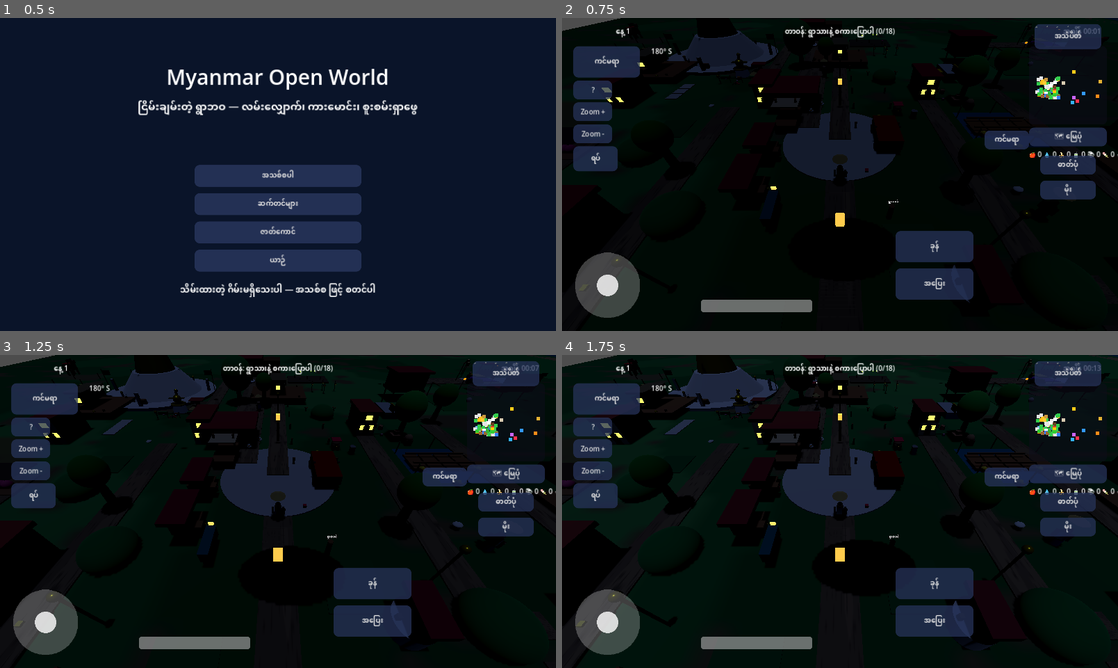
Above: before the commit, frames 1-4 (two rows, left to right).
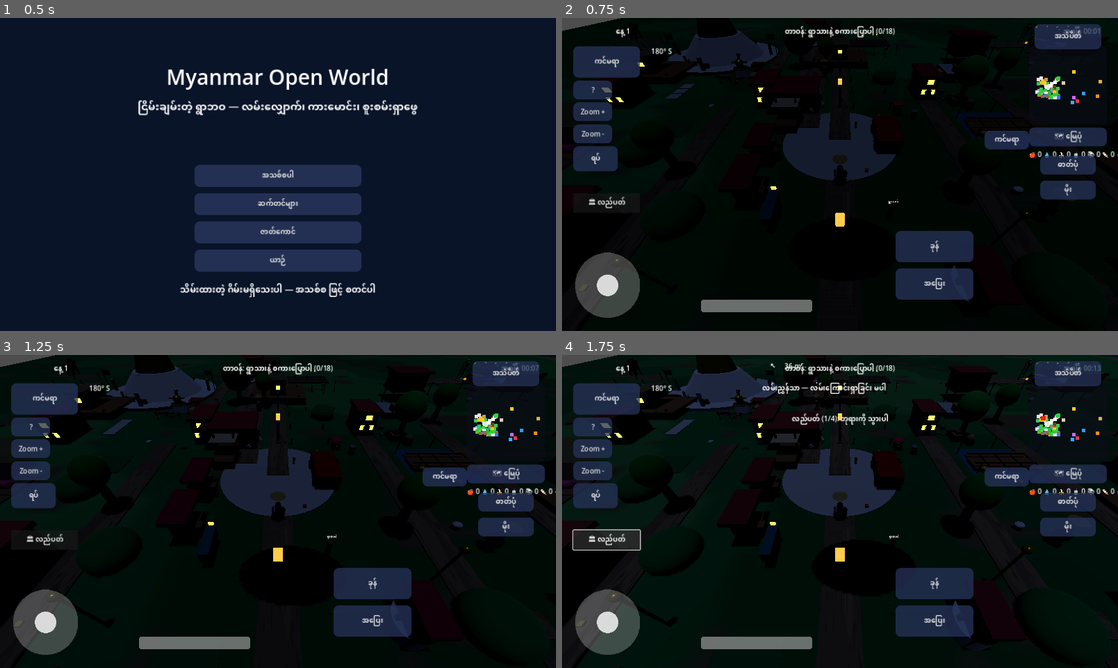
Above: after the commit, the same moments.

Repository: sudohlaingwin/gta-open-world
Game: Godot game, scene res://scenes/ui/main_menu.tscn
Two runs of this game, one before a commit and one after it. Both use one fixed random seed, a clock stepped at 60 frames per second and the inputs below.
Inputs (mouse positions are in pixels of both pictures, inside the frame that each line leads up to):
- Up to frame 1 (0.5 s): no input
- Up to frame 2 (0.75 s): click "အသစ်စပါ" at 0.5 s
- Up to frame 3 (1.25 s): no input
- Up to frame 4 (1.75 s): click (606, 539) at 1.25 s, where only the run after the commit has a clickable "🏛 လည်ပတ်"

Frame 1 is identical in both runs. In frame 2, 0.1% of the frame differs, in the area x 4-12%, y 57-61%; in frame 3, 0.1%; in frame 4, 1.5%, in the area x 1-87%, y 2-63%.

Commit message:
Slice 54: sightseeing tour (audit item 8) + opponent slices 89-90 review (89 cross/porch dormant, 90 load_steps 50 exact)

Diff:
--- a/autoload/mission_data.gd
+++ b/autoload/mission_data.gd
@@ -177,6 +177,26 @@
 # Counter keys, in save-file order. HUD label order is separate.
 const COUNTER_KEYS: Array[String] = ["fruit", "water", "banana", "snack", "lantern", "fish", "donation", "milk", "egg", "goal", "photo", "tea", "book", "flower", "rice", "gold", "lesson", "horse_feed", "elephant_feed", "noodle", "drink", "guestbook"]
 
+# Slice 54, audit item 8 — sightseeing tour (FIRST new mission type).
+# A side mission, separate from the 36-stage main chain: it never
+# advances quest_stage, never grants r1..r10, and never gates
+# movement, driving, or dialogue. Stops are REAL scene positions
+# (read from main.tscn transforms, not invented): Pagoda (-20,-25),
+# MonasteryBell (-6,-32), MarketStallA (16,12), Zayat (28,2).
+# Arrival radius 9.0 m: the pagoda base cylinder (r=6.5) stops the
+# player at ~6.9 m, so a smaller radius would make stop 1
+# unreachable on foot — the same lesson as Slice 38's 8.0 m
+# offer-flowers range. Reward is a stamina refill to 100 on
+# completion only; it does not stack (stamina is capped at 100),
+# so repeating the tour cannot farm stats.
+const SIGHTSEEING_RADIUS: float = 9.0
+const SIGHTSEEING_STOPS: Array = [
+	{"id": "sight_pagoda", "title": "ဘုရား", "label": "ဘုရားကို သွားပါ", "pos": Vector2(-20.0, -25.0)},
+	{"id": "sight_bell", "title": "ခေါင်းလောင်း", "label": "ခေါင်းလောင်းကို သွားပါ", "pos": Vector2(-6.0, -32.0)},
+	{"id": "sight_market", "title": "ဈေး", "label": "ဈေးကို သွားပါ", "pos": Vector2(16.0, 12.0)},
+	{"id": "sight_zayat", "title": "ဇရပ်", "label": "ဇရပ်ကို သွားပါ", "pos": Vector2(28.0, 2.0)},
+]
+
 static func label_for(stage: int, rewards: Dictionary, talked: int, total: int, banana: int) -> String:
 	if stage == 0:
 		return TALK_LABEL_PREFIX + str(talked) + "/" + str(total) + ")"
--- a/autoload/mission_manager.gd
+++ b/autoload/mission_manager.gd
@@ -121,6 +121,88 @@
 	return counters.duplicate()
 
 
+## Slice 54, audit item 8 — sightseeing side mission (see
+## mission_data.gd SIGHTSEEING_STOPS). Parallel to the main chain:
+## it never touches stage/rewards/counters, so an old save loads
+## with sightseeing inactive and zero completions, and a main-chain
+## save round-trips unchanged. State is saved under the optional
+## "sightseeing" key in the save file (player.gd); a save without
+## that key loads as inactive, never as an error.
+var sightseeing_active: bool = false
+var sightseeing_index: int = 0
+var sightseeing_completed: int = 0
+
+
+func sightseeing_stop_count() -> int:
+	return Data.SIGHTSEEING_STOPS.size()
+
+
+func sightseeing_current() -> Dictionary:
+	if not sightseeing_active:
+		return {}
+	if sightseeing_index < 0 or sightseeing_index >= Data.SIGHTSEEING_STOPS.size():
+		return {}
+	return Data.SIGHTSEEING_STOPS[sightseeing_index]
+
+
+func sightseeing_start() -> void:
+	sightseeing_active = true
+	sightseeing_index = 0
+
+
+func sightseeing_cancel() -> void:
+	sightseeing_active = false
+	sightseeing_index = 0
+
+
+## Check the given world-x/z position against the current stop.
+## Returns {"visited": bool, "completed": bool}. A visit only counts
+## in stop order; standing at a later stop early is a no-op, and
+## calling with no active tour is a no-op. Completion ends the
+## tour (active=false) and increments the completed count, so the
+## tour is restartable but the count only grows on real completion.
+func sightseeing_check(pos: Vector2) -> Dictionary:
+	if not sightseeing_active:
+		return {"visited": false, "completed": false}
+	var cur := sightseeing_current()
+	if cur.is_empty():
+		return {"visited": false, "completed": false}
+	var target: Vector2 = cur.get("pos", Vector2.ZERO)
+	if pos.distance_to(target) > Data.SIGHTSEEING_RADIUS:
+		return {"visited": false, "completed": false}
+	sightseeing_index += 1
+	if sightseeing_index >= Data.SIGHTSEEING_STOPS.size():
+		sightseeing_active = false
+		sightseeing_index = 0
+		sightseeing_completed += 1
+		return {"visited": true, "completed": true}
+	return {"visited": true, "completed": false}
+
+
+func sightseeing_label() -> String:
+	if sightseeing_active:
+		var cur := sightseeing_current()
+		if cur.is_empty():
+			return ""
+		return "လည်ပတ် (%d/%d): %s" % [sightseeing_index + 1, Data.SIGHTSEEING_STOPS.size(), str(cur.get("label", ""))]
+	if sightseeing_completed > 0:
+		return "လည်ပတ် ပြီးပါပြီ (%d ကြိမ်) — အား ပြည့်သွားပါပြီ" % sightseeing_completed
+	return ""
+
+
+func sightseeing_state() -> Dictionary:
+	return {"active": sightseeing_active, "index": sightseeing_index, "completed": sightseeing_completed}
+
+
+func sightseeing_load_state(data: Dictionary) -> void:
+	sightseeing_active = bool(data.get("active", false))
+	sightseeing_index = clampi(int(data.get("index", 0)), 0, Data.SIGHTSEEING_STOPS.size())
+	sightseeing_completed = maxi(int(data.get("completed", 0)), 0)
+	if sightseeing_index >= Data.SIGHTSEEING_STOPS.size():
+		sightseeing_active = false
+		sightseeing_index = 0
+
+
 ## Load mission state from a save dictionary (old saves use the same
 ## keys, so a Slice 26 save maps onto this manager unchanged).
 func load_state(stage_value: int, rewards_data: Dictionary, counters_data: Dictionary) -> void:
--- a/player.gd
+++ b/player.gd
@@ -198,6 +198,14 @@
 var camera_reset_connected: bool = false
 # Slice 28: world-map button (touch-first; lives in the real scene).
 var map_button: Button = null
+# Slice 54 sightseeing: runtime HUD (created in _ready, like
+# world_map.gd _build_ui — no scene edit, so main.tscn load_steps
+# is untouched). Button toggles start/cancel/restart; label shows
+# the tour status line. Both are stored directly, not via _n(),
+# because they do not exist in the scene file.
+var sightseeing_button: Button = null
+var sightseeing_button_connected: bool = false
+var sightseeing_label: Label = null
 var map_button_connected: bool = false
 # Slice 16: parachute + festival. The parachute deploys itself on
 # a mid-air vehicle exit and stows itself on landing (no button
@@ -323,6 +331,8 @@
 	_apply_pending_load()
 	_apply_outfit()
 	_apply_hud_scale()
+	_create_sightseeing_hud()
+	_apply_hud_scale()
 	apply_graphics_quality()
 	_configure_map_bounds()
 	# Slice 53 graphics: village dressing (walls/windows/doors for
@@ -394,6 +404,7 @@
 	_update_minimap()
 	_update_compass()
 	_update_waypoint_guide()
+	_update_sightseeing()
 	_update_stamina(delta)
 	_update_prompt_label()
 	_update_fruit_water_label()
@@ -1579,6 +1590,137 @@
 		wm.call("open_map")
 
 
+## Slice 54, audit item 8 — sightseeing tour HUD + logic.
+## The button sits in the free left-column slot between the FPS
+## label (top 0.50–0.55) and the joystick base (canvas y 540+,
+## i.e. top ~0.75): anchors 0.02–0.14 / 0.56–0.62, so it overlaps
+## no scene button. The status label sits below the quest tracker
+## (0.075–0.12) and the parachute label (0.12–0.17): 0.18–0.23.
+## Both are created at runtime, so main.tscn is untouched.
+## Button behaviour, touch-first, no keyboard path: inactive ->
+## start the tour (or restart after a completion); active ->
+## cancel the tour and clear its waypoint. While active, the
+## Slice 28/34 waypoint (WorldMapPanel waypoint + GuidePanel34
+## strip + minimap mirror + WaypointBeacon28) points at the
+## current stop, because _update_waypoint_guide reads that
+## waypoint directly — no second guidance system is built.
+## Arrival is checked in _physics_process from the on-foot
+## position, or the driven vehicle's position while driving, so
+## the tour works on foot AND in a vehicle. Completion refills
+## stamina to 100 (the tour's only reward; stamina is capped,
+## so it cannot stack) and saves immediately, like a stage
+## change — every tour state change saves, never just in memory.
+func _create_sightseeing_hud() -> void:
+	var layer := get_node_or_null("../JoystickLayer") as CanvasLayer
+	if layer == null:
+		return
+	if sightseeing_button == null:
+		sightseeing_button = Button.new()
+		sightseeing_button.name = "SightseeingButton54"
+		sightseeing_button.text = "🏛 လည်ပတ်"
+		sightseeing_button.anchor_left = 0.02
+		sightseeing_button.anchor_top = 0.56
+		sightseeing_button.anchor_right = 0.14
+		sightseeing_button.anchor_bottom = 0.62
+		layer.add_child(sightseeing_button)
+		sightseeing_button.pressed.connect(_on_sightseeing_button_pressed)
+		sightseeing_button_connected = true
+	if sightseeing_label == null:
+		sightseeing_label = Label.new()
+		sightseeing_label.name = "SightseeingLabel54"
+		sightseeing_label.anchor_left = 0.30
+		sightseeing_label.anchor_top = 0.18
+		sightseeing_label.anchor_right = 0.70
+		sightseeing_label.anchor_bottom = 0.23
+		sightseeing_label.horizontal_alignment = HORIZONTAL_ALIGNMENT_CENTER
+		sightseeing_label.text = ""
+		layer.add_child(sightseeing_label)
+	# Restored tour (saved mid-tour): re-point the waypoint at
+	# the saved current stop and show its status line at once;
+	# _update_sightseeing keeps both fresh from here on.
+	var mm0 = _mm()
+	if mm0 != null and bool(mm0.get("sightseeing_active")):
+		_set_sightseeing_waypoint()
+	_update_sightseeing_label()
+
+
+func _on_sightseeing_button_pressed() -> void:
+	var mm = _mm()
+	if mm == null:
+		return
+	if bool(mm.get("sightseeing_active")):
+		mm.call("sightseeing_cancel")
+		_clear_sightseeing_waypoint()
+	else:
+		mm.call("sightseeing_start")
+		_set_sightseeing_waypoint()
+	_update_sightseeing_label()
+	var sm = _sm()
+	if sm != null:
+		sm.call("save_game", collect_save_data())
+
+
+func _set_sightseeing_waypoint() -> void:
+	var mm = _mm()
+	if mm == null:
+		return
+	var cur: Dictionary = mm.call("sightseeing_current")
+	if cur.is_empty():
+		return
+	var pos: Vector2 = cur.get("pos", Vector2.ZERO)
+	var wm := _n("../JoystickLayer/WorldMapPanel")
+	if wm != null:
+		wm.set("has_waypoint", true)
+		wm.set("waypoint", pos)
+	var beacon := _n("../WaypointBeacon28") as MeshInstance3D
+	if beacon != null:
+		beacon.visible = true
+		beacon.global_position = Vector3(pos.x, 2.5, pos.y)
+
+
+func _clear_sightseeing_waypoint() -> void:
+	var wm := _n("../JoystickLayer/WorldMapPanel")
+	if wm != null and wm.has_method("clear_waypoint"):
+		wm.call("clear_waypoint")
+
+
+func _update_sightseeing_label() -> void:
+	if sightseeing_label == null:
+		return
+	var mm = _mm()
+	if mm == null:
+		return
+	var text: String = mm.call("sightseeing_label")
+	_set_text(sightseeing_label, text)
+	_set_visible(sightseeing_label, text != "")
+
+
+func _update_sightseeing() -> void:
+	var mm = _mm()
+	if mm == null:
+		return
+	if not bool(mm.get("sightseeing_active")):
+		_update_sightseeing_label()
+		return
+	var ref: Vector3 = global_position
+	if driving and driving_vehicle != null:
+		ref = (driving_vehicle as Node3D).global_position
+	var result: Dictionary = mm.call("sightseeing_check", Vector2(ref.x, ref.z))
+	if not bool(result.get("visited", false)):
+		_update_sightseeing_label()
+		return
+	_play_tone(660.0, 0.25)
+	if bool(result.get("completed", false)):
+		stamina = 100.0
+		_clear_sightseeing_waypoint()
+	else:
+		_set_sightseeing_waypoint()
+	_update_sightseeing_label()
+	var sm = _sm()
+	if sm != null:
+		sm.call("save_game", collect_save_data())
+
+
 func _on_camera_reset() -> void:
 	var cam := get_node_or_null("../FollowCamera")
 	if cam != null:
@@ -2416,6 +2558,11 @@
 		if not (counters_data is Dictionary):
 			counters_data = {}
 		mm.load_state(int(data.get("quest_stage", 0)), rewards_data, counters_data)
+		# Slice 54 sightseeing: optional key — a pre-54 save has no
+		# "sightseeing" entry and loads as inactive, never an error.
+		var sight_data = data.get("sightseeing", {})
+		if sight_data is Dictionary:
+			mm.call("sightseeing_load_state", sight_data)
 	if data.has("stamina"):
 		stamina = clampf(float(data.get("stamina")), 0.0, 100.0)
 	var growth = data.get("growth", {})
@@ -2504,6 +2651,12 @@
 		stage_now = mm.stage
 		rewards_now = mm.rewards_dict()
 		counters_now = mm.counters_dict()
+	# Slice 54 sightseeing: optional side-mission state. A pre-54
+	# save has no such key; a Slice 54 save round-trips it, and
+	# loading it is guarded in _apply_pending_load.
+	var sight_now := {}
+	if mm != null:
+		sight_now = mm.call("sightseeing_state")
 	return {
 		"player": {"pos": [global_position.x, global_position.y, global_position.z], "rot_y": rotation.y},
 		"quest_stage": stage_now,
@@ -2511,6 +2664,7 @@
 		"stamina": stamina,
 		"rewards": rewards_now,
 		"counters": counters_now,
+		"sightseeing": sight_now,
 		"growth": {"crop": crop_growth, "rice": rice_growth},
 		"settings": {"muted": muted_now, "volume": volume_now},
 	}
Not shown, changed: README.md
